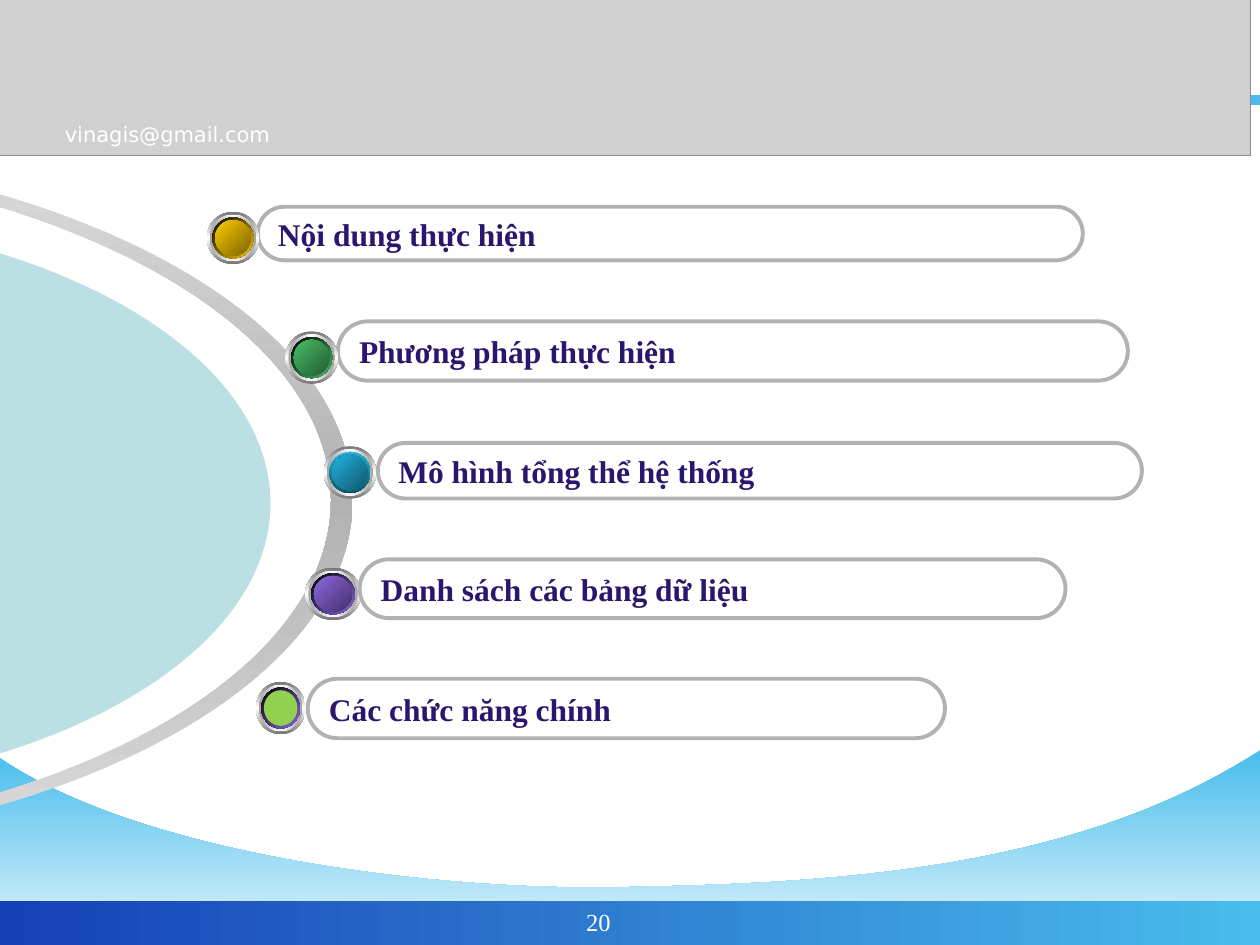
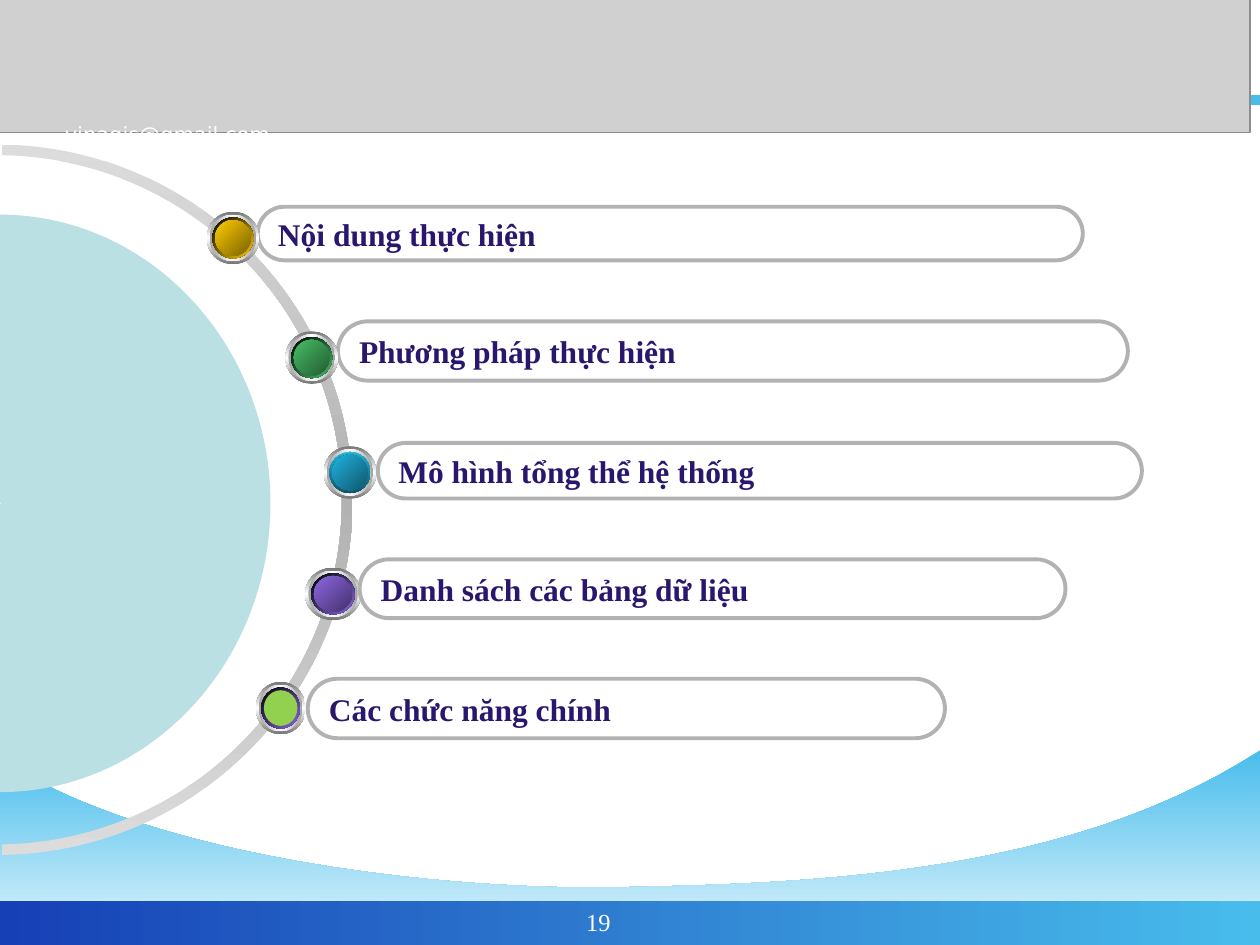
Before and after one commit to phamngsinh/cantho-webgis, a slide deck: slide 19 of Document/Bao Cao/BaoCaoLuanVan3.ppt (slide 20 before the commit). Drawn at 1260x945 pixels with LibreOffice and Linux fonts; fonts in the diff are those of the drawing; grey boxes stand for pictures; background and template pictures are left out. Boxes give left, top, right and bottom in pixels: in the first picture for what was removed or moved away, otherwise in the second. Text is boxed around its words. In the diff, an @@ line names an element or a change of style, - is before the commit and + after.

```diff
--- a/Document/Bao Cao/BaoCaoLuanVan3.ppt
+++ b/Document/Bao Cao/BaoCaoLuanVan3.ppt
@@ picture: place and size @@
-picture at <box>0,0,1251,156</box>
+picture at <box>0,0,1250,132</box>
@@ freeform shape at <box>0,144,352,855</box>: outline redrawn @@
@@ freeform shape at <box>0,215,271,793</box>: outline redrawn @@
@@ page number at <box>586,915,611,932</box>: text changed @@
-20
+19
```
Also in this commit, not shown: 28 other slides changed, 1 slide removed.
